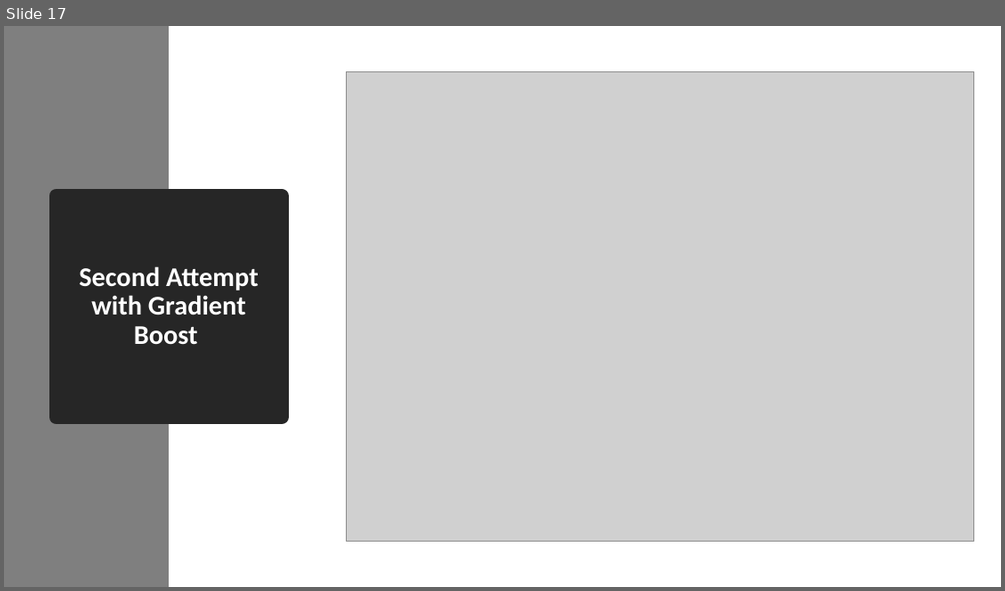
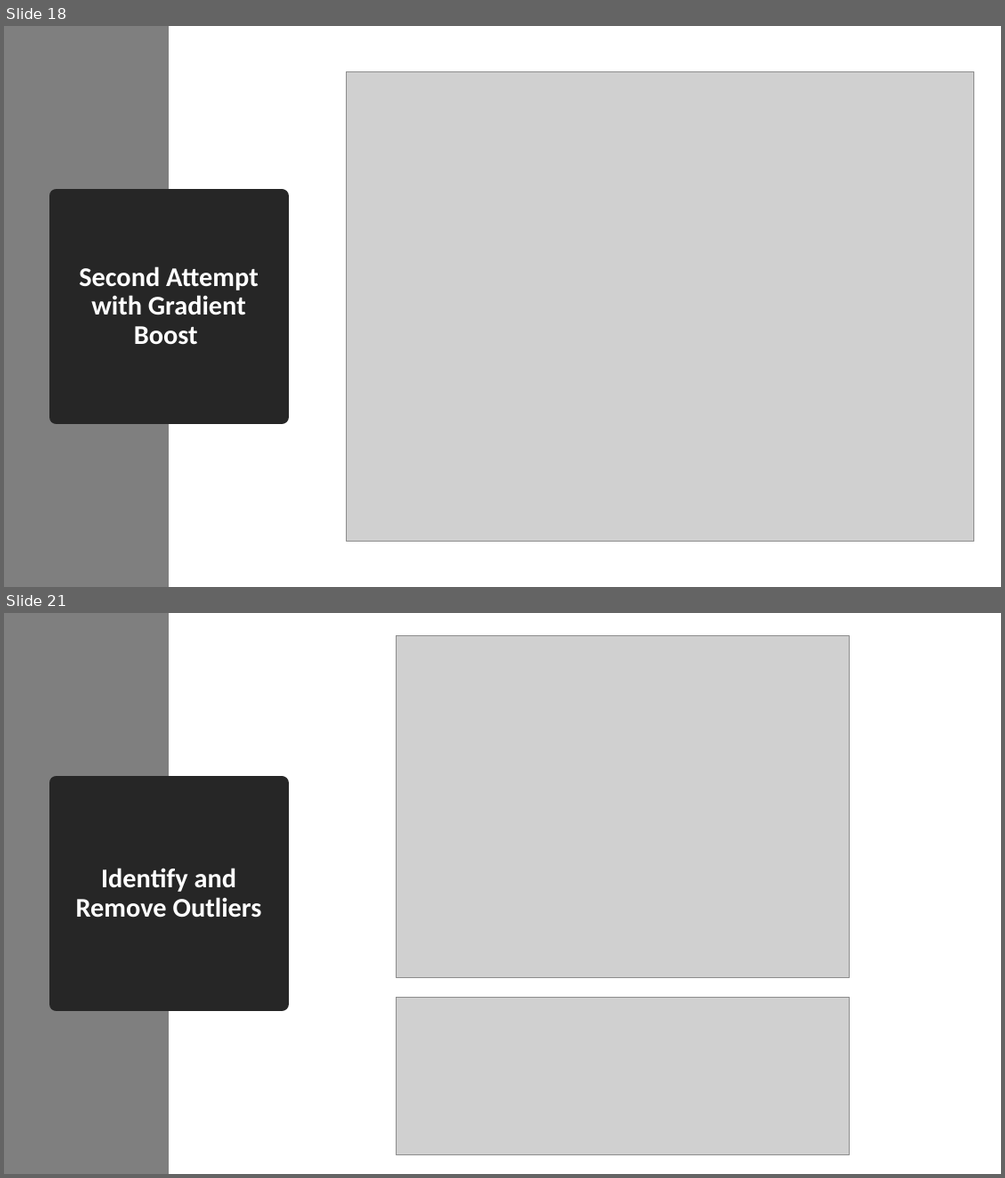
Before and after one commit to Yaohua-Chang/ML-Final-Project, a slide deck: Project.pptx. Shown one above the other, each under a label of ours: slide 17 before the commit, slides 18 and 21 after it; the slides between them are not shown. The pictures are 1005x591 and 1005x1178 pixels, drawn with LibreOffice and Linux fonts; fonts in the diff are those of the drawing; grey boxes stand for pictures. Boxes give left, top, right and bottom in pixels: in the first picture for what was removed or moved away, otherwise in the second. Text is boxed around its words. In the diff, an @@ line names an element or a change of style, - is before the commit and + after.

```diff
--- a/Project.pptx
+++ b/Project.pptx
@@ slide 21 added at [4,613,1001,1174], background #FFFFFF @@
@@ rectangle added at [4,613,169,1174], fill #7F7F7F @@
@@ picture added at [396,635,849,977] @@
@@ title added at [57,783,282,1004], fill #262626, outline #262626 13.75 pt, 26 pt, text #FFFFFF, bold @@
+Identify and Remove Outliers
@@ picture added at [396,997,849,1154] @@
@@ what was slide 17 is now slide 18 @@
```
Also in this commit, not shown: 3 slides changed, 16 other slides added, 9 other files.
